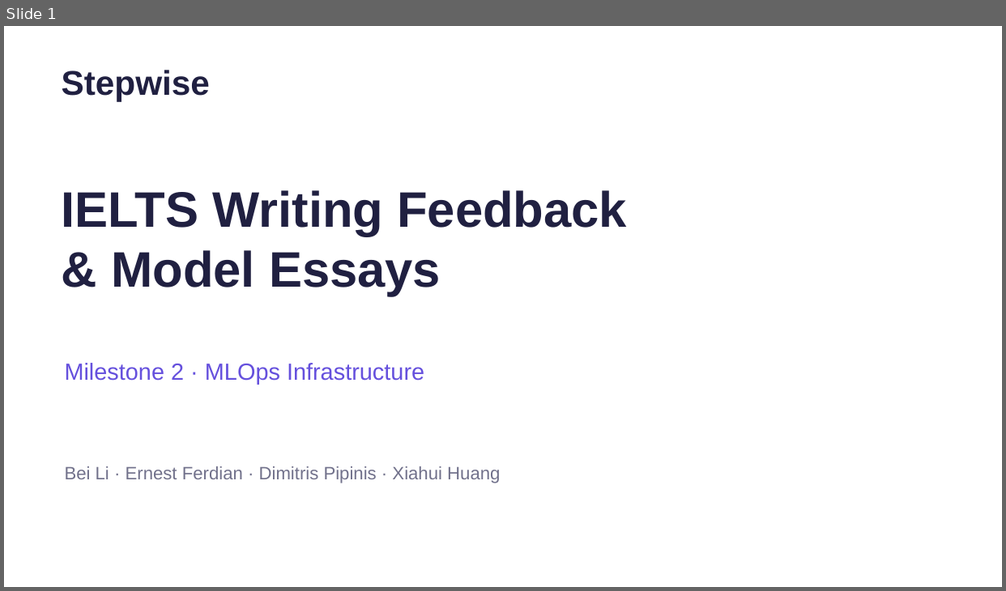
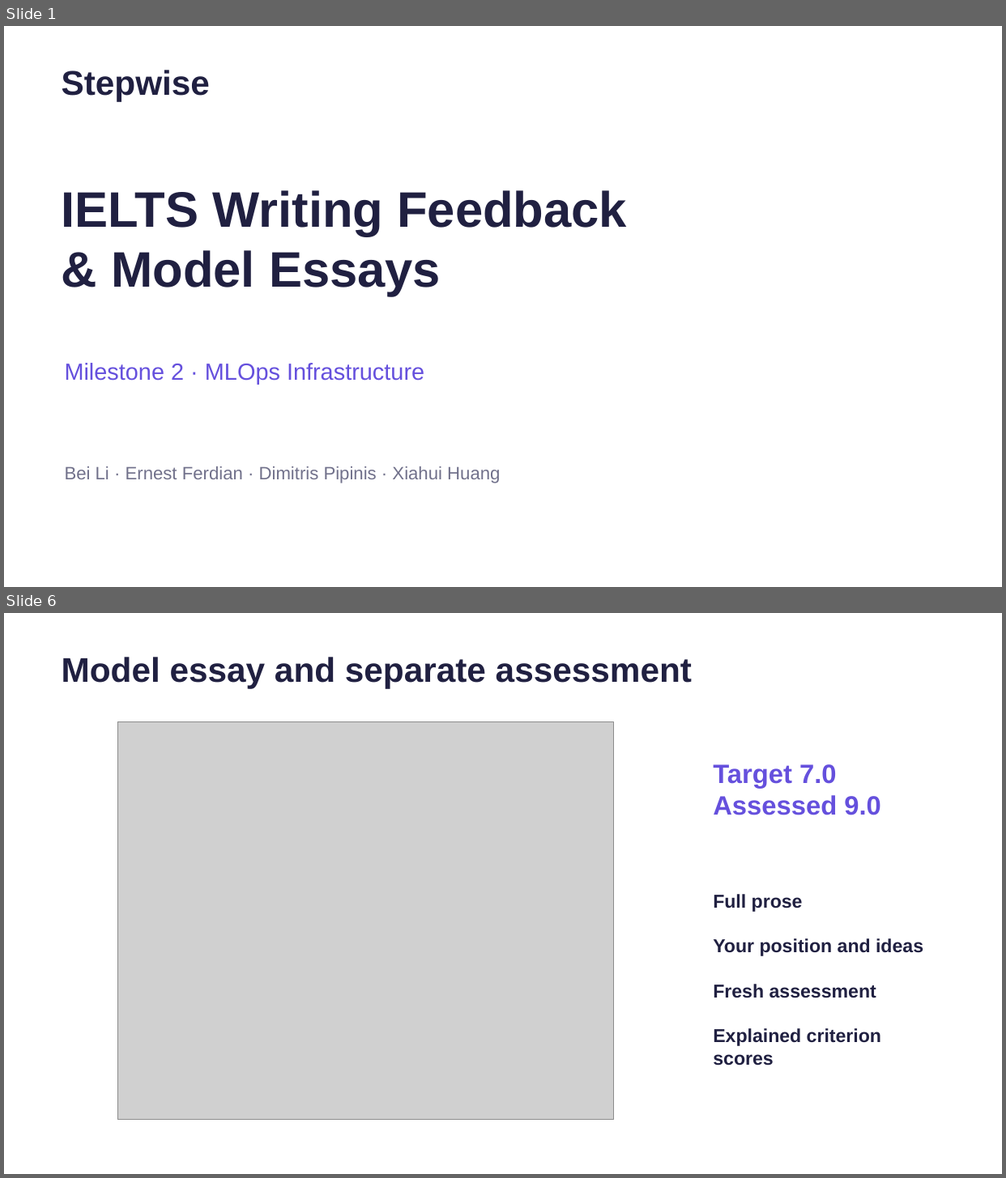
Before and after one commit to dwcqwcqw/stepwise, a slide deck: docs/slides/Stepwise_MS2_Presentation_Final.pptx. Shown one above the other, each under a label of ours: slide 1 before the commit, slides 1 and 6 after it; the slides between them are not shown. The pictures are 1006x591 and 1006x1178 pixels, drawn with LibreOffice and Linux fonts; fonts in the diff are those of the drawing; grey boxes stand for pictures. Boxes give left, top, right and bottom in pixels: in the first picture for what was removed or moved away, otherwise in the second. Text is boxed around its words. In the diff, an @@ line names an element or a change of style, - is before the commit and + after.

```diff
--- a/docs/slides/Stepwise_MS2_Presentation_Final.pptx
+++ b/docs/slides/Stepwise_MS2_Presentation_Final.pptx
@@ slide 6 added at (4,613,1002,1174), background #FFFFFF @@
@@ text added at (62,657,692,688), 33 pt, text #202041, bold @@
+Model essay and separate assessment
@@ picture added at (117,722,614,1120) @@
@@ text added at (713,764,881,815), 25.5 pt, text #6550DD, bold @@
+Target 7.0
+Assessed 9.0
@@ text added at (713,894,923,1066), 18 pt, text #202041, bold @@
+Full prose
+Your position and ideas
+Fresh assessment
+Explained criterion scores
```
Also in this commit, not shown: 4 slides changed, 2 other slides added, 3 slides removed, 38 other files.
